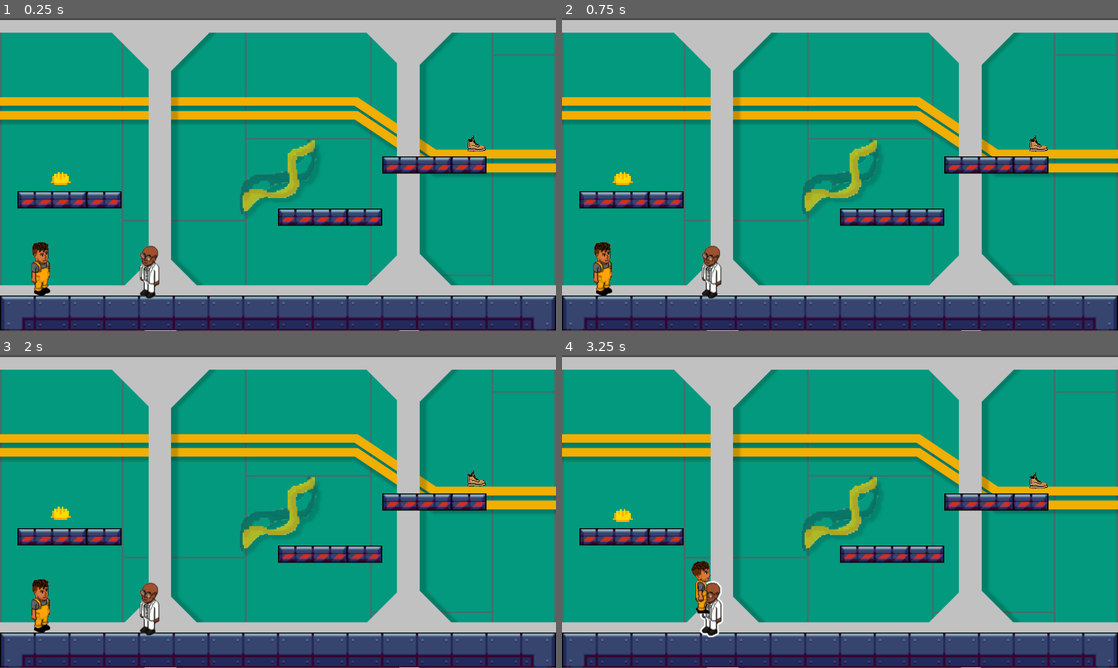
Above: before the commit, frames 1-4 (two rows, left to right).
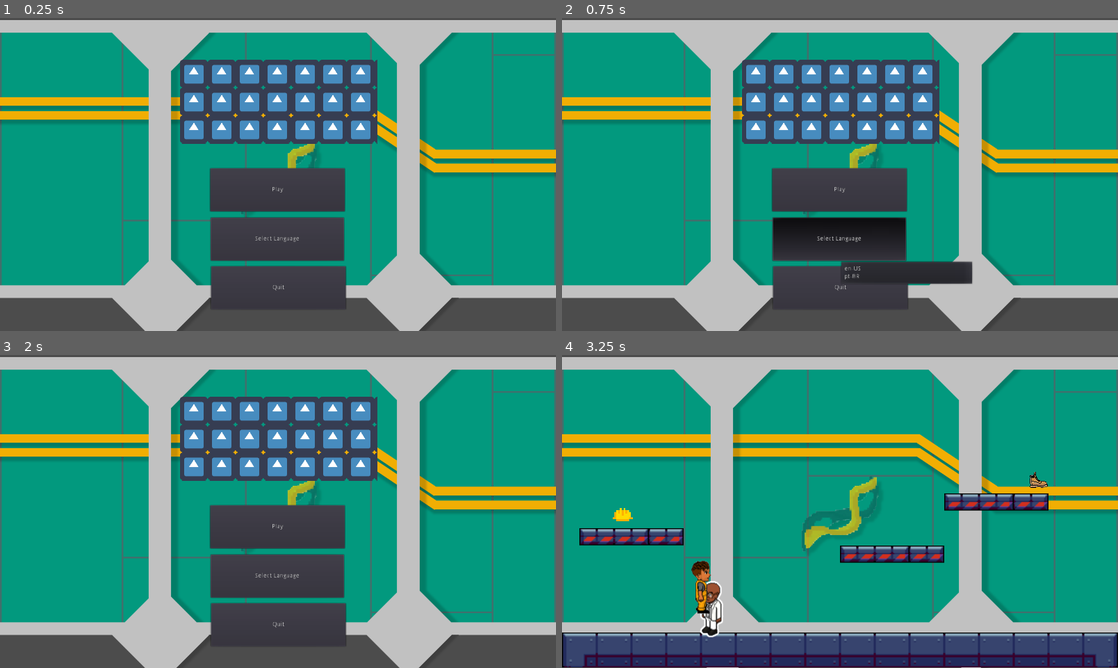
Above: after the commit, the same moments.

Repository: 2023M1T6-Inteli/grupo5
Game: Godot game, scene res://scenes/Main.tscn
Same seed, same stepped clock (60 frames per second), same inputs: the game is played once before the commit and once after it. Before the commit the project starts from res://scenes/Level1.tscn. The engine's default icon, where the game draws it, is replaced by a stand-in: a white triangle on a blue panel in a dark square.
Inputs (mouse positions are in pixels of both pictures, inside the frame that each line leads up to):
- Up to frame 1 (0.25 s): no input
- Up to frame 2 (0.75 s): click (840, 240) at 0.5 s, where only the run after the commit has a clickable "Select Language"
- Up to frame 3 (2 s): click (278, 527) at 1.25 s, where only the run after the commit has a clickable "Play"
- Up to frame 4 (3.25 s): click (840, 527) at 2 s, where only the run after the commit has a clickable "Play"; move the mouse to (962, 495) at 2.77 s; hold D (move_right) from 2.78 s (still down); hold E (interact) from 2.78 s (still down); tap W (jump) at 3.02 s

The runs differ from the first frame. In frame 1, 34% of the frame differs, in the area x 0-100%, y 13-100%; in frame 2, 35%; in frame 3, 34%; in frame 4, 0.1%.

Commit message:
feat: main screen, change language button

Diff:
--- a/src/locales/en-US.json
+++ b/src/locales/en-US.json
@@ -1,4 +1,9 @@
 {
+    "buttons": {
+        "play": "Play",
+        "quit": "Quit",
+        "selectLanguage": "Select Language"
+    },
     "characters": {
         "chemical": "Chemical",
         "player": "Operator"
--- a/src/locales/pt-BR.json
+++ b/src/locales/pt-BR.json
@@ -1,4 +1,9 @@
 {
+    "buttons": {
+        "play": "Jogar",
+        "quit": "Sair",
+        "selectLanguage": "Selecionar idioma"
+    },
     "characters": {
         "chemical": "Químico",
         "player": "Operador"
--- a/src/project.godot
+++ b/src/project.godot
@@ -11,8 +11,12 @@
 [application]
 
 config/name="Unipixel"
-run/main_scene="res://scenes/Level1.tscn"
+run/main_scene="res://scenes/Main.tscn"
 config/icon="res://icon.png"
+
+[autoload]
+
+Locales="*res://scripts/locales.gd"
 
 [display]
 
--- a/src/scenes/Level1.tscn
+++ b/src/scenes/Level1.tscn
@@ -70,7 +70,6 @@
 [ext_resource path="res://assets/industrial/IndustrialTile_78.png" type="Texture" id=68]
 [ext_resource path="res://scenes/player.tscn" type="PackedScene" id=70]
 [ext_resource path="res://scenes/npc_quimic.tscn" type="PackedScene" id=71]
-[ext_resource path="res://scripts/locales.gd" type="Script" id=73]
 [ext_resource path="res://scenes/PPE.tscn" type="PackedScene" id=74]
 
 [sub_resource type="ConvexPolygonShape2D" id=25]
@@ -1689,7 +1688,7 @@
 
 [node name="Level1" type="Node2D"]
 
-[node name="TextureRect" type="TextureRect" parent="."]
+[node name="Background" type="TextureRect" parent="."]
 margin_left = -640.0
 margin_top = -355.0
 margin_right = -64.0
@@ -1722,6 +1721,3 @@
 
 [node name="Player" parent="." instance=ExtResource( 70 )]
 position = Vector2( -541, 211 )
-
-[node name="Locales" type="Node" parent="."]
-script = ExtResource( 73 )
--- /dev/null
+++ b/src/scenes/Main.tscn
@@ -0,0 +1,57 @@
+[gd_scene load_steps=5 format=2]
+
+[ext_resource path="res://assets/background/background.png" type="Texture" id=1]
+[ext_resource path="res://scripts/Main.gd" type="Script" id=2]
+[ext_resource path="res://scripts/locales.gd" type="Script" id=3]
+[ext_resource path="res://icon.png" type="Texture" id=4]
+
+[node name="Main" type="Node2D"]
+script = ExtResource( 2 )
+
+[node name="Background" type="TextureRect" parent="."]
+margin_left = -640.0
+margin_top = -355.0
+margin_right = 640.0
+margin_bottom = 365.0
+mouse_filter = 0
+texture = ExtResource( 1 )
+
+[node name="Camera2D" type="Camera2D" parent="."]
+current = true
+
+[node name="Logo" type="TextureRect" parent="."]
+margin_left = -226.0
+margin_top = -264.0
+margin_right = 229.0
+margin_bottom = -70.0
+texture = ExtResource( 4 )
+stretch_mode = 2
+
+[node name="PlayButton" type="Button" parent="."]
+margin_left = -156.0
+margin_top = -14.0
+margin_right = 154.0
+margin_bottom = 85.0
+text = "buttons/play"
+
+[node name="QuitButton" type="Button" parent="."]
+margin_left = -154.0
+margin_top = 211.0
+margin_right = 156.0
+margin_bottom = 310.0
+text = "buttons/quit"
+
+[node name="Locales" type="Node" parent="."]
+script = ExtResource( 3 )
+
+[node name="LanguageButton" type="MenuButton" parent="."]
+margin_left = -155.0
+margin_top = 99.0
+margin_right = 152.0
+margin_bottom = 198.0
+text = "buttons/select_language"
+flat = false
+switch_on_hover = true
+
+[connection signal="pressed" from="PlayButton" to="." method="_on_PlayButton_pressed"]
+[connection signal="pressed" from="QuitButton" to="." method="_on_QuitButton_pressed"]
--- /dev/null
+++ b/src/scripts/Main.gd
@@ -0,0 +1,30 @@
+extends Node2D
+
+
+func _ready():
+	$PlayButton.text = Locales.buttons.play
+	$QuitButton.text = Locales.buttons.quit
+	$LanguageButton.text = Locales.buttons.selectLanguage
+
+	var popup = $LanguageButton.get_popup()
+	popup.clear()
+	if popup.get_signal_connection_list('id_pressed').empty():
+		popup.connect("id_pressed", self, "changeLanguage")
+
+	for language in Locales.getAvailableLanguages():
+		popup.add_item(language)
+
+
+func changeLanguage(id):
+	Locales.language = Locales.getAvailableLanguages()[id]
+	Locales.loadLanguage()
+	_ready()
+
+
+func _on_PlayButton_pressed():
+	if get_tree().change_scene("res://scenes/Level1.tscn") != OK:
+		print ("An unexpected error occured when trying to switch to level 1 scene")
+
+
+func _on_QuitButton_pressed():
+	get_tree().quit()
--- a/src/scripts/NPC.gd
+++ b/src/scripts/NPC.gd
@@ -5,8 +5,6 @@
 
 # representa o diálogo atual (índice na lista)
 var currentDialog = 0
-
-onready var locales = $"../Locales"
 
 
 func _on_npc_quimico_body_entered(_body):
@@ -35,15 +33,15 @@
 
 func nextDialogue():
 	# passa para a próxima frase do diálogo
-	if currentDialog >= len(locales.dialogs):
+	if currentDialog >= len(Locales.dialogs):
 		# se acabaram as frases, finaliza o diálogo
 		closeDialogue()
 		return
 
 	# altera o nome do personagem para o da fala atual
-	$Dialog/Name.text = locales.characters.get(locales.dialogs[currentDialog].get('character'))
+	$Dialog/Name.text = Locales.characters.get(Locales.dialogs[currentDialog].character)
 	# altera o texto para a fala atual
-	$Dialog/RichTextLabel.text = locales.dialogs[currentDialog].get('text')
+	$Dialog/RichTextLabel.text = Locales.dialogs[currentDialog].text
 	# atualiza o índice do diálogo atual
 	currentDialog += 1
 
--- a/src/scripts/locales.gd
+++ b/src/scripts/locales.gd
@@ -1,10 +1,27 @@
 extends Node
 
-var language = 'pt-BR'
+var language = 'en-US'
 
 var locale = {}
 var characters = {}
 var dialogs = {}
+var buttons = {}
+var availableLanguages = []
+
+
+func getAvailableLanguages():
+	availableLanguages = []
+	var localesDirectory = Directory.new()
+	localesDirectory.open('res://locales/')
+	localesDirectory.list_dir_begin()
+	var file = localesDirectory.get_next()
+
+	while file != '':
+		if (file != '.' and file != '..'):
+			availableLanguages.append(file.replace('.json', ''))
+		file = localesDirectory.get_next()
+
+	return availableLanguages
 
 
 func loadLanguage():
@@ -13,8 +30,10 @@
 	var data = parse_json(file.get_as_text())
 	locale = data
 
+	characters = locale.get('characters')
+	dialogs = locale.get('dialogs')
+	buttons = locale.get('buttons')
+
 
 func _ready():
 	loadLanguage()
-	characters = locale.get('characters')
-	dialogs = locale.get('dialogs')
Not shown: 1 places in src/scenes/Level1.tscn that only renumber resources
